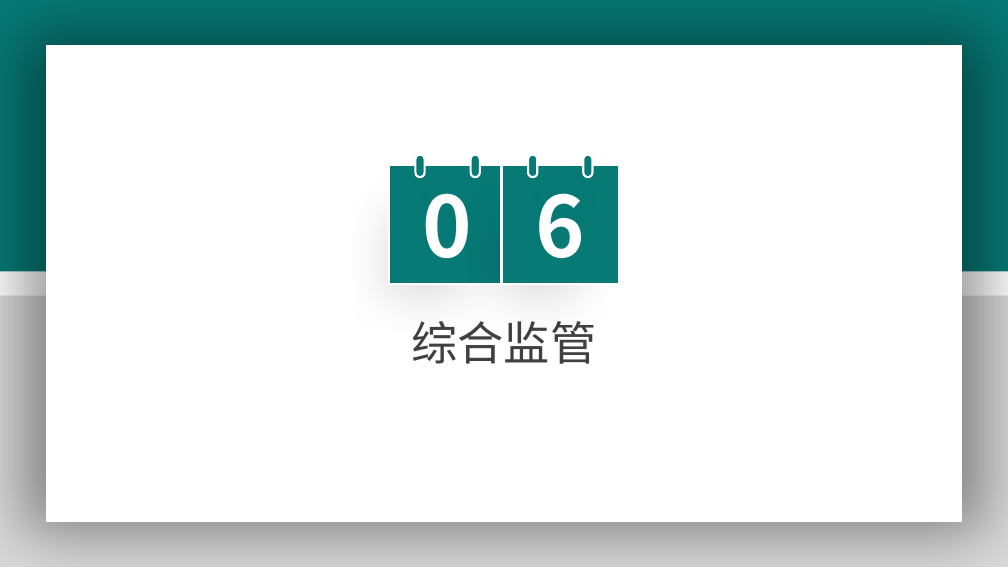
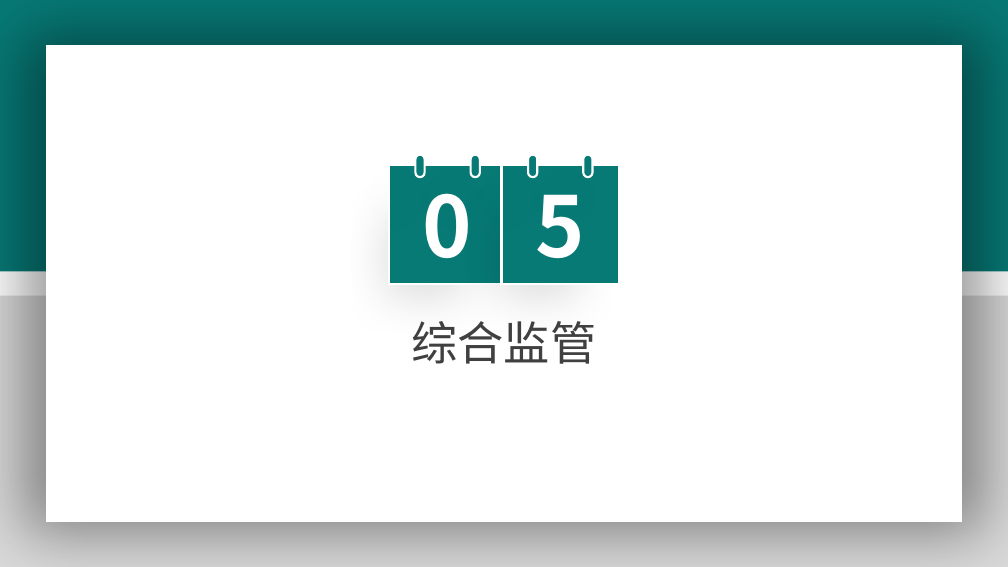
Before and after one commit to wellsmitch/accountpassword, a slide deck: slide 11 of 宋玉彬-年终述职报告-最终 - 副本.pptx (slide 13 before the commit). Drawn at 1008x567 pixels with LibreOffice and Linux fonts; fonts in the diff are those of the drawing. Boxes give left, top, right and bottom in pixels: in the first picture for what was removed or moved away, otherwise in the second. Text is boxed around its words. In the diff, an @@ line names an element or a change of style, - is before the commit and + after.

```diff
--- a/宋玉彬-年终述职报告-最终 - 副本.pptx
+++ b/宋玉彬-年终述职报告-最终 - 副本.pptx
@@ text at (536, 172, 586, 258): text changed @@
-6
+5
```
Also in this commit, not shown: 13 other slides changed, 3 slides added, 2 slides removed, 2 other files.
